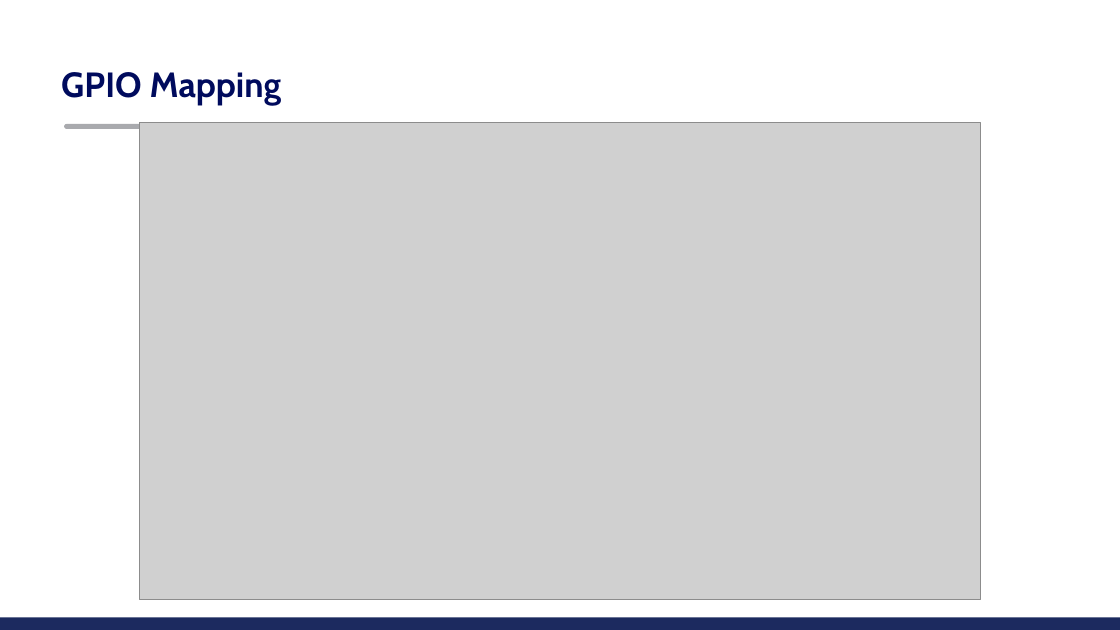
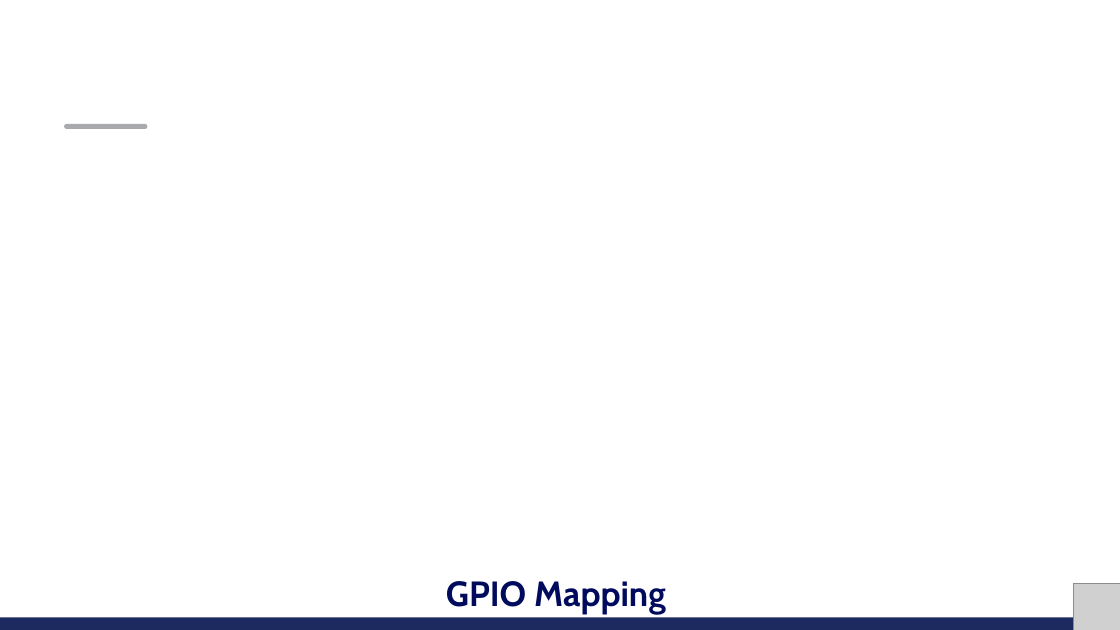
Before and after one commit to nithilan0710/aerolinkers, a slide deck: slide 3 of KSRCT_AeroLinkers_20 Jan 2026.pptx. Drawn at 1120x630 pixels with LibreOffice and Linux fonts; fonts in the diff are those of the drawing; grey boxes stand for pictures; background and template pictures are left out. Boxes give left, top, right and bottom in pixels: in the first picture for what was removed or moved away, otherwise in the second. Text is boxed around its words. In the diff, an @@ line names an element or a change of style, - is before the commit and + after.

```diff
--- a/KSRCT_AeroLinkers_20 Jan 2026.pptx
+++ b/KSRCT_AeroLinkers_20 Jan 2026.pptx
@@ picture removed at bbox=[139, 123, 981, 600] @@
@@ title "GPIO Mapping": place and size @@
-title "GPIO Mapping" at bbox=[61, 72, 282, 105]
+title "GPIO Mapping" at bbox=[446, 581, 666, 614]
@@ picture added at bbox=[1074, 583, 1120, 630] @@
```
Also in this commit, not shown: 2 other slides changed, 1 other file.
